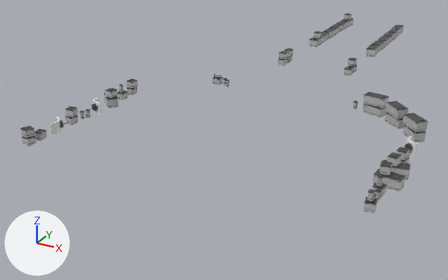
The FBX model Assets/Models/MiscellaneousModels/BridgeModels/BridgeBackgroundObjectsV1.fbx, before and after one commit.
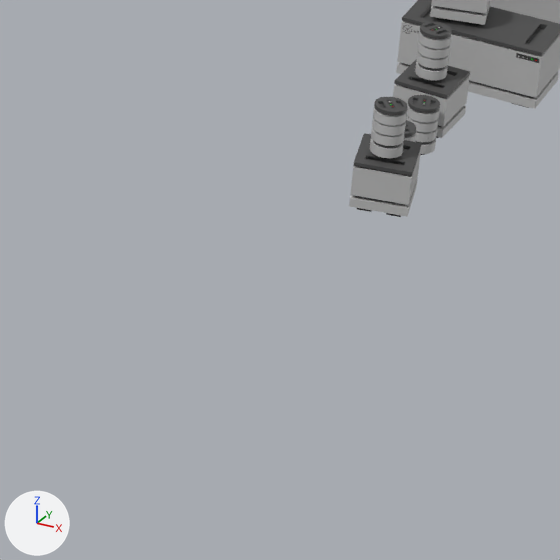
There are two pictures of each version: one from a camera (50 mm lens) standing at (13.74, -23.3, 11.31) and looking at (-0.48, 2.57, -1.62), one close up on the part from 66% to 90% of the width and 61% to 100% of the height. Lighting does not change. The marker at lower left points along +X, +Y and +Z. The last two pictures show the newer version.

The scene before the commit, as lines of its bpy script (objects in view):
```python
me_plane_066 = bpy.data.meshes.new('Plane.066')
me_plane_066.from_pydata(...)  # 12882 vertices, 15253 faces; spans x -9.1..9.1, y -3.4..9.9, z -1.4..-0.2
# faces by material slot: [6508, 6259, 1988, 37, 37, 25, 135, 264]
me_plane_066.materials.append(mat_bridgebackgroundobjectsbase)  # grey #bcbcbc
me_plane_066.materials.append(mat_bridgebackgroundobjectsdark)  # dark grey #4c4c4c
me_plane_066.materials.append(mat_bridgebackgroundobjectsblack)  # black #222222
me_plane_066.materials.append(mat_bridgebackgroundobjectsgreenlight)  # green #0be700
me_plane_066.materials.append(mat_bridgebackgroundobjectsredlight)  # red #e70001
me_plane_066.materials.append(mat_bridgebackgroundobjectscratelogo)  # picture img_cratelogo_png
me_plane_066.materials.append(mat_bridgebackgroundobjectsseatblue)  # white #e7e7e7
me_plane_066.materials.append(mat_bridgebackgroundobjectsseatlightgray)  # white #e7e7e7
ob_bridgebackgroundobjects = bpy.data.objects.new('BridgeBackgroundObjects', me_plane_066)
ob_bridgebackgroundobjects.location = (0.0, 0.0, 0.0)
```
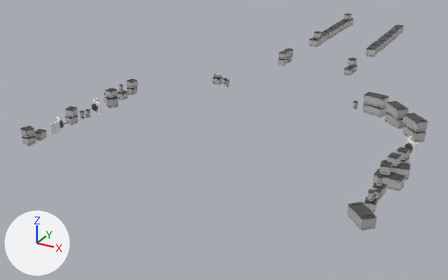
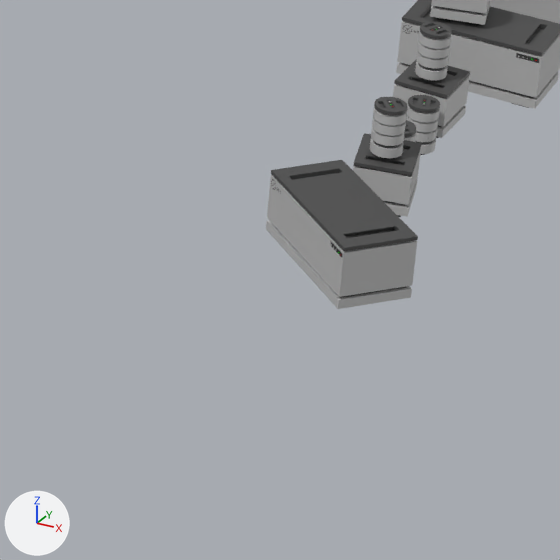
The change, as a list of edits to the scene's bpy script:
```text
Change me_plane_066:
    used by ob_bridgebackgroundobjects; location = (0.0, 0.0, 0.0)
    remove me_plane_066.from_pydata(...)  # 12882 vertices, 15253 faces; spans x -9.1..9.1, y -3.4..9.9, z -1.4..-0.2
    add me_plane_066.from_pydata(...)  # 13085 vertices, 15496 faces; spans x -9.1..9.1, y -3.4..9.9, z -1.4..-0.2
    me_plane_066 part 1: a new loose piece of 203 vertices spanning x 7.7..9.0, y -3.1..-1.8, z -1.4..-0.8
```

Location of each change, (x1, y1, x2, y2) in pixels of the close-ups (560 x 560 px):
'BridgeBackgroundObjects', reshaped: before (349, 0, 560, 217); after (266, 0, 560, 309)
part 1 of me_plane_066, added: after (266, 160, 418, 309)
